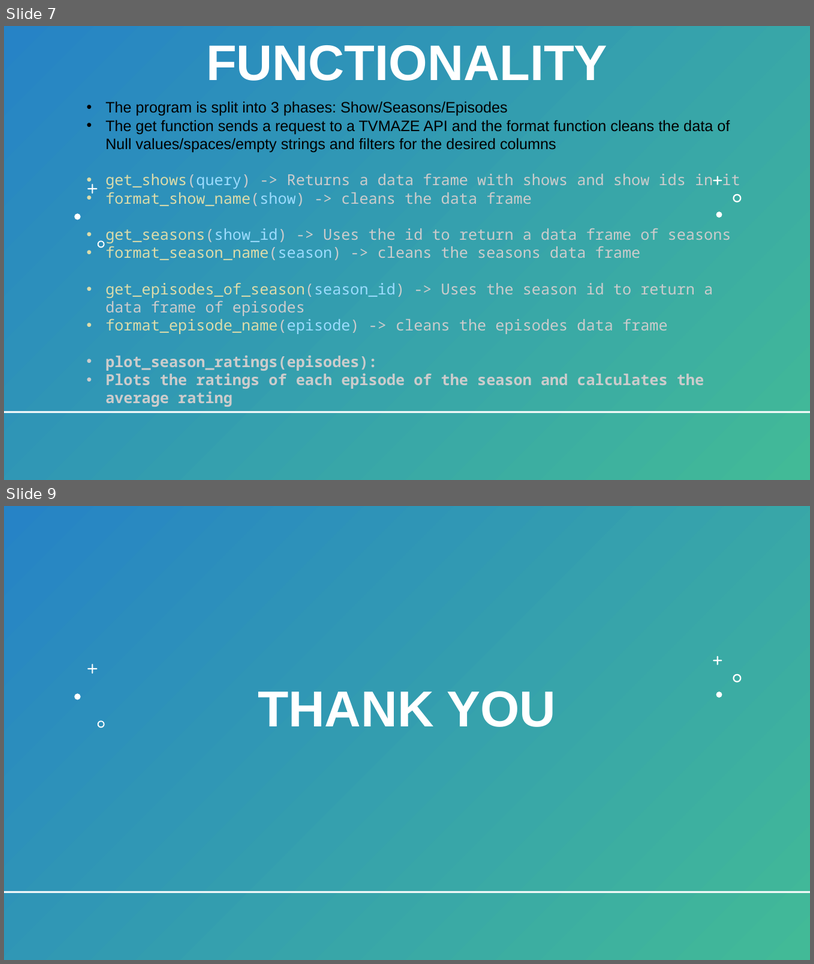
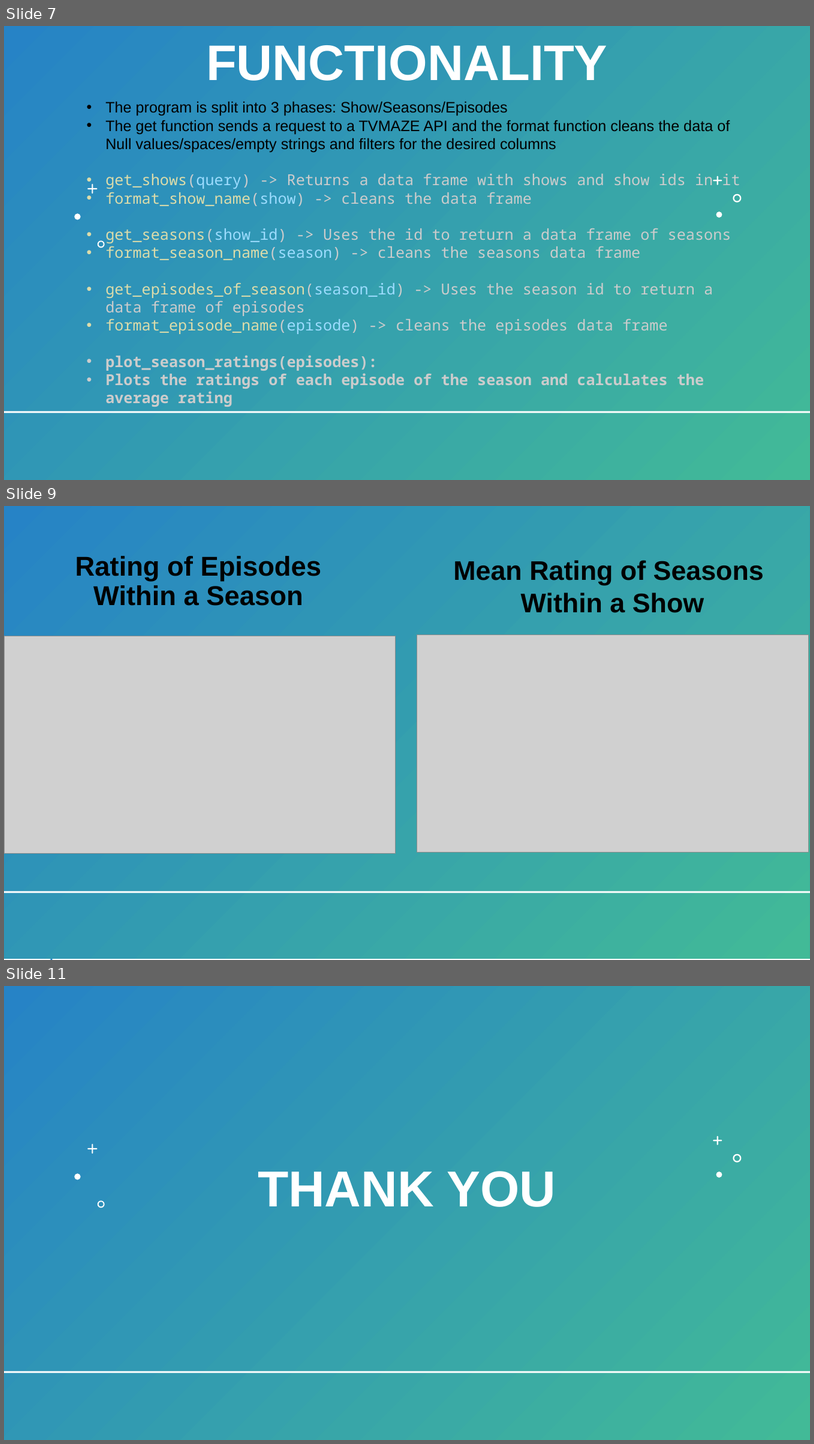
Before and after one commit to BaldeepDhada/API-Shows, a slide deck: 534-Slides.pptx. Shown one above the other, each under a label of ours: slides 7 and 9 before the commit, slides 7, 9 and 11 after it; the slides between them are not shown. The pictures are 814x964 and 814x1444 pixels, drawn with LibreOffice and Linux fonts; fonts in the diff are those of the drawing; grey boxes stand for pictures. Boxes give left, top, right and bottom in pixels: in the first picture for what was removed or moved away, otherwise in the second. Text is boxed around its words. In the diff, an @@ line names an element or a change of style, - is before the commit and + after.

```diff
--- a/534-Slides.pptx
+++ b/534-Slides.pptx
@@ slide 9 added at box(4, 506, 810, 960), background #FFFFFF; not listed: 1 template element that a slide beside it also shows @@
@@ rectangle added at box(4, 506, 810, 958), fill gradient #2683C6 to #42BA97 @@
@@ title added at box(75, 556, 321, 606), 32.4 pt, text #000000, bold @@
+Rating of Episodes
+Within a Season
@@ text added at box(453, 560, 764, 613), 32 pt, text #000000, bold @@
+Mean Rating of Seasons
+Within a Show
@@ line added from (51, 580) to (51, 959), #2683C6 2 pt @@
@@ picture added at box(4, 636, 396, 853) @@
@@ picture added at box(417, 635, 809, 852) @@
@@ line added from (4, 892) to (810, 892), #FFFFFF 2 pt @@
@@ what was slide 9 is now slide 11 @@
```
Also in this commit, not shown: 1 slide changed, 2 other slides added, 1 slide removed, 2 other files.
